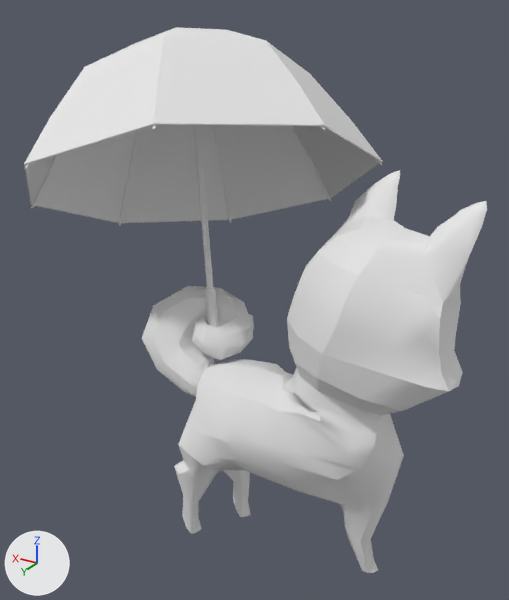
Renders of the OBJ model ChiBaApp/app/src/main/assets/models/umbrella/umbrella_Frame24.obj from each side of a commit.
Rendered twice from a 50 mm lens placed at (-5.82, 10.84, 10.97), pointed at (1.35, -1.1, 5.0). Arrows for +X, +Y and +Z are at lower left; the lights stay in place. Where no turn or scale is listed for an object, it has been applied to the vertices.

Objects in the first picture: 'umbrella_Frame24'.
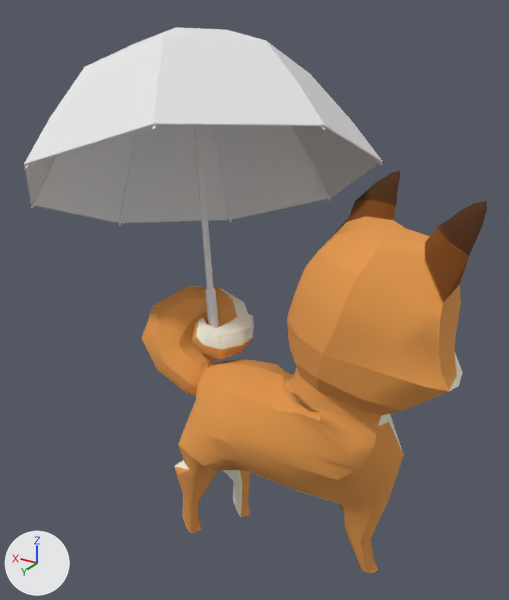
Where the change shows, as pixel boxes (x1, y1, x2, y2) in the pictures (509 x 600 px):
'umbrella_Frame24', surface changed (white to orange)
    both: (25, 125, 487, 573)

Edits to the bpy script that builds the scene:
```text
Add img_chiba_jpg:
    img_chiba_jpg = load_image('chiba.jpg', 'chiba.jpg', 2048, 2048, 'sRGB')
Change mat_newrigging_lambert2sg:
    remove mat_newrigging_lambert2sg.base_color = (0.8, 0.8, 0.8)  # white #e7e7e7
    add mat_newrigging_lambert2sg.texture = img_chiba_jpg
```
